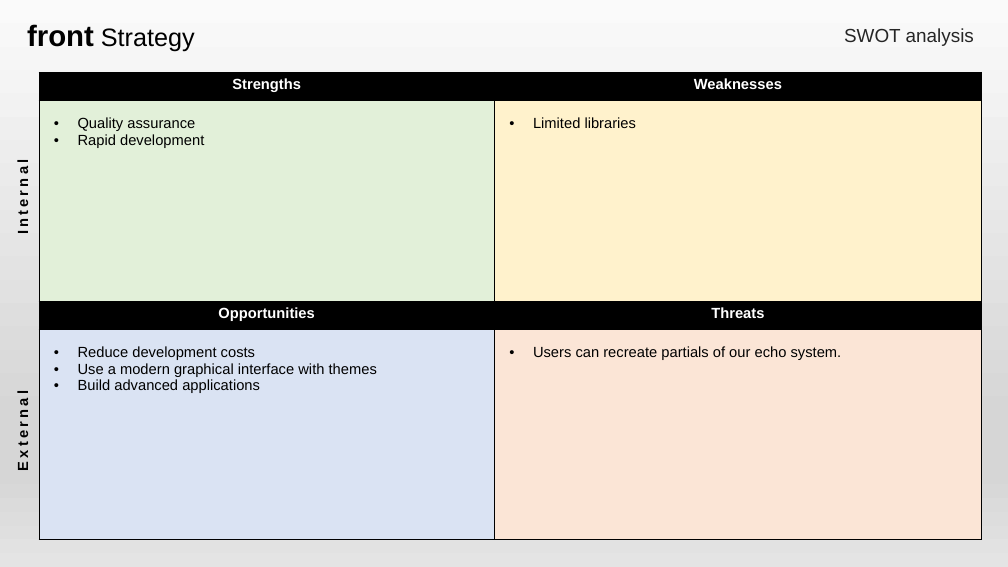
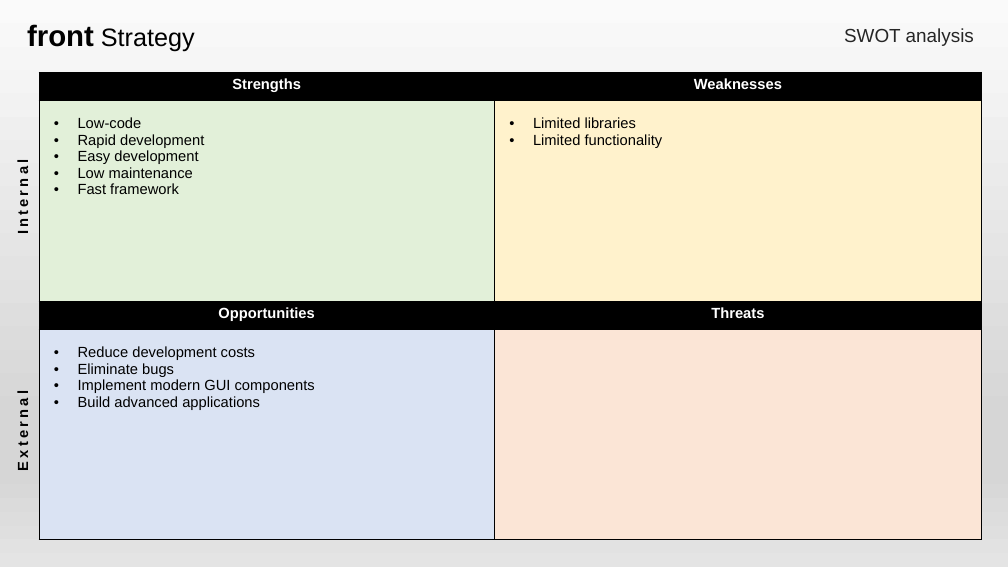
Before and after one commit to aleptra/front, a slide deck: slide 16 of _front.pptx (slide 17 before the commit). Drawn at 1008x567 pixels with LibreOffice and Linux fonts; fonts in the diff are those of the drawing. Boxes give left, top, right and bottom in pixels: in the first picture for what was removed or moved away, otherwise in the second. Text is boxed around its words. In the diff, an @@ line names an element or a change of style, - is before the commit and + after.

```diff
--- a/_front.pptx
+++ b/_front.pptx
@@ table at (x1=0, y1=73, x2=982, y2=540) @@
-row 2, column 2: Quality assurance / Rapid development
+row 2, column 2: Low-code / Rapid development / Easy development / Low maintenance / Fast framework
-row 2, column 3: Limited libraries
+row 2, column 3: Limited libraries / Limited functionality
-row 4, column 2: Reduce development costs / Use a modern graphical interface with themes / Build advanced applications
+row 4, column 2: Reduce development costs / Eliminate bugs / Implement modern GUI components / Build advanced applications
-row 4, column 3: Users can recreate partials of our echo system.
+row 4, column 3: 
```
Also in this commit, not shown: 15 other slides changed, 8 slides removed.
